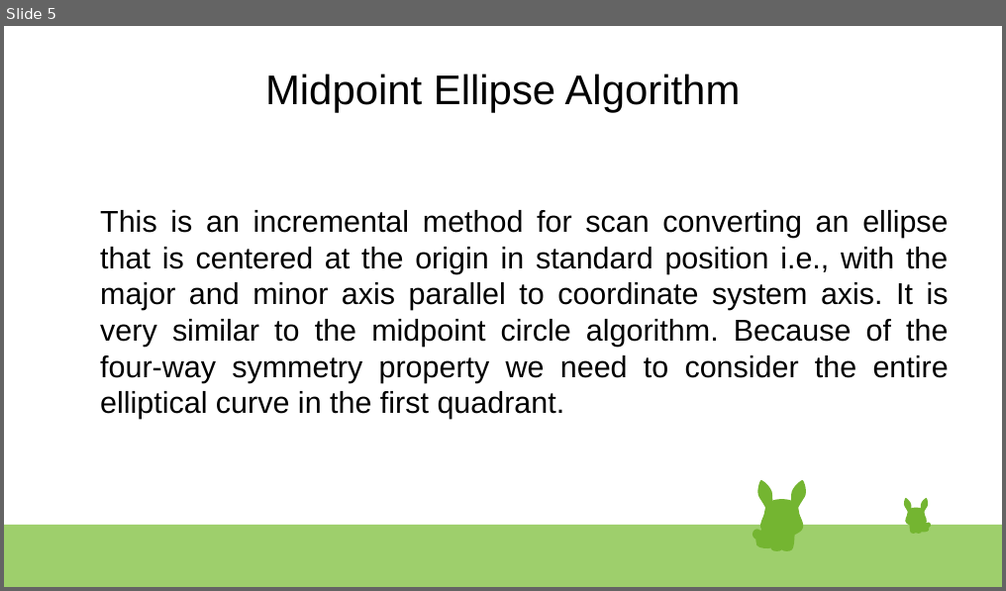
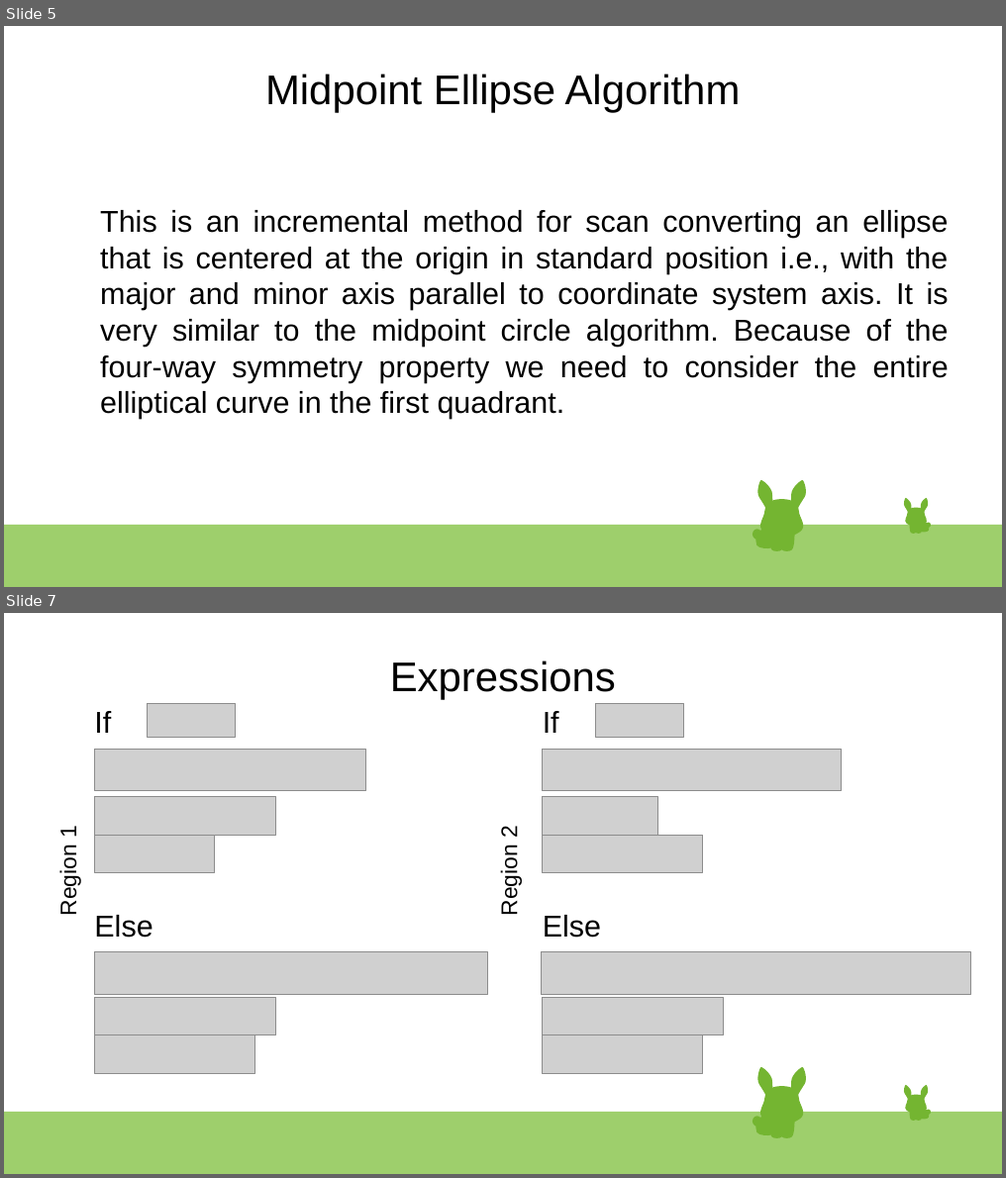
Before and after one commit to seamoonpandey/computer-graphics, a slide deck: ellipse.odp. Shown one above the other, each under a label of ours: slide 5 before the commit, slides 5 and 7 after it; the slides between them are not shown. The pictures are 1006x591 and 1006x1178 pixels, drawn with LibreOffice and Linux fonts; fonts in the diff are those of the drawing; grey boxes stand for pictures. Boxes give left, top, right and bottom in pixels: in the first picture for what was removed or moved away, otherwise in the second. Text is boxed around its words. In the diff, an @@ line names an element or a change of style, - is before the commit and + after.

```diff
--- a/ellipse.odp
+++ b/ellipse.odp
@@ slide 7 added at (x1=4, y1=613, x2=1002, y2=1174), background #FFFFFF; not listed: 47 template elements that a slide beside it also shows @@
@@ title added at (x1=390, y1=661, x2=616, y2=700), 33 pt, text #000000 @@
+Expressions
@@ text added at (x1=94, y1=711, x2=111, y2=733), 24 pt, text #000000 @@
+If
@@ picture added at (x1=148, y1=703, x2=236, y2=737) @@
@@ text added at (x1=543, y1=711, x2=559, y2=733), 24 pt, text #000000 @@
+If
@@ picture added at (x1=595, y1=703, x2=683, y2=737) @@
@@ picture added at (x1=94, y1=749, x2=366, y2=791) @@
@@ picture added at (x1=543, y1=749, x2=842, y2=791) @@
@@ picture added at (x1=94, y1=797, x2=275, y2=835) @@
@@ picture added at (x1=543, y1=797, x2=657, y2=835) @@
@@ text added at (x1=55, y1=827, x2=81, y2=914), 18 pt, text #000000 @@
+Region 1
@@ picture added at (x1=94, y1=835, x2=215, y2=873) @@
@@ text added at (x1=497, y1=827, x2=523, y2=914), 18 pt, text #000000 @@
+Region 2
@@ picture added at (x1=543, y1=835, x2=703, y2=873) @@
@@ text added at (x1=94, y1=915, x2=152, y2=938), 24 pt, text #000000 @@
+Else
@@ text added at (x1=543, y1=915, x2=601, y2=938), 24 pt, text #000000 @@
+Else
@@ picture added at (x1=94, y1=953, x2=487, y2=995) @@
@@ picture added at (x1=541, y1=953, x2=971, y2=995) @@
@@ picture added at (x1=94, y1=998, x2=275, y2=1036) @@
@@ picture added at (x1=543, y1=998, x2=724, y2=1036) @@
@@ picture added at (x1=94, y1=1036, x2=254, y2=1074) @@
@@ picture added at (x1=543, y1=1036, x2=703, y2=1074) @@
```
Also in this commit, not shown: 1 slide changed, 11 other slides added, 1 slide removed.
